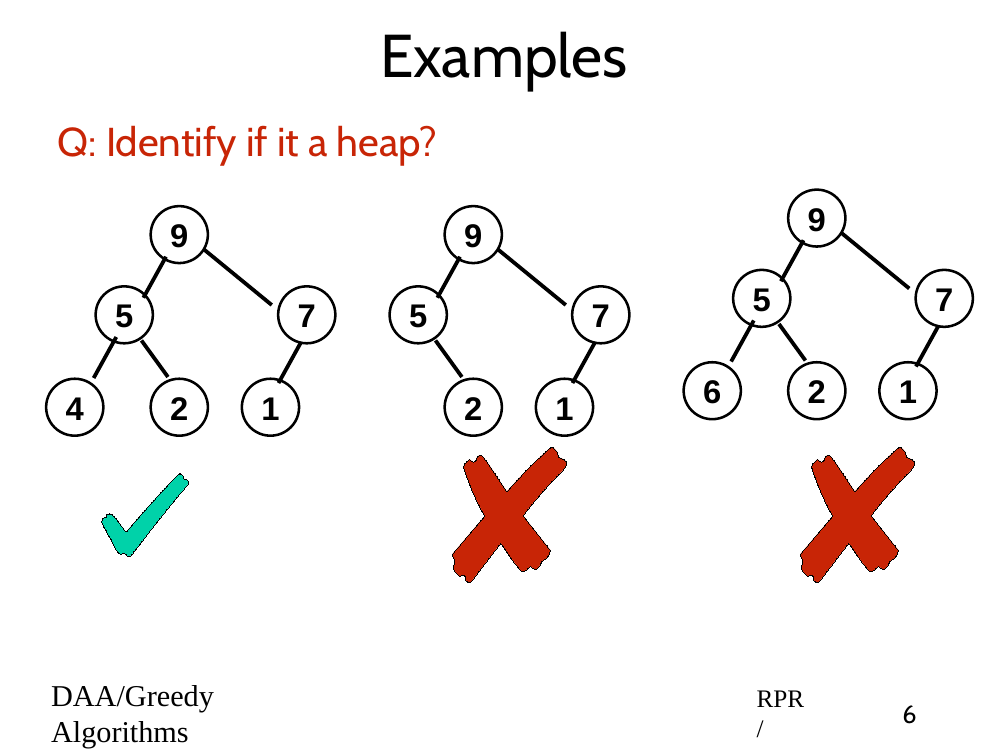
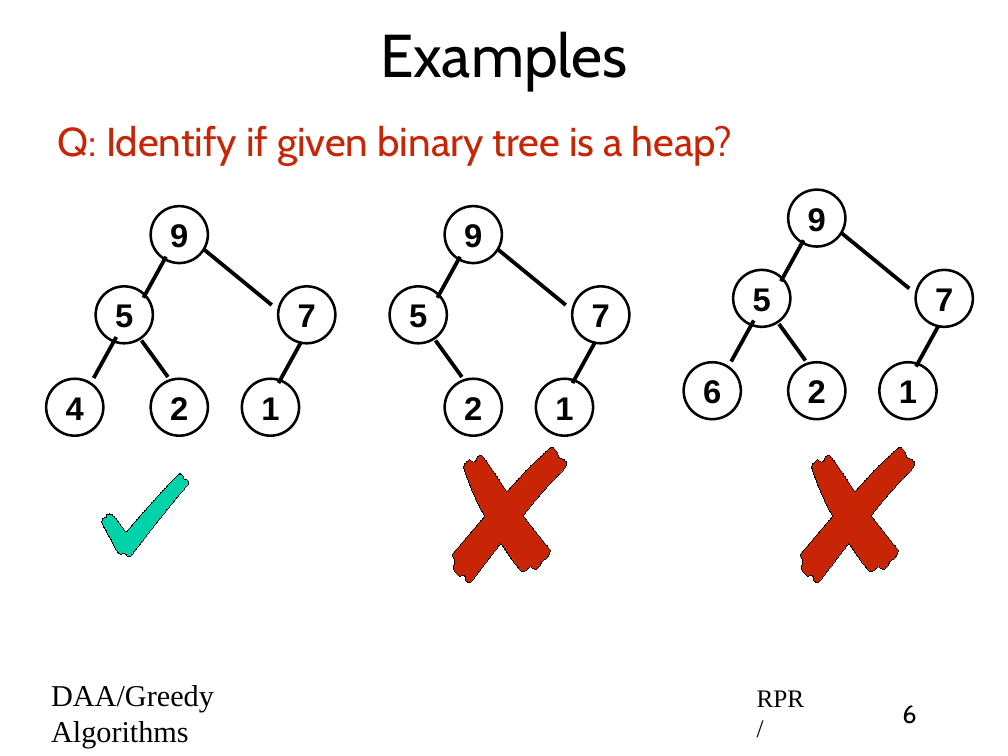
Before and after one commit to rprustagi/2019-17CS43-DAA, a slide deck: slide 6 of Slides-RPR/2019-H1-DAA-L28-Greedy-Algo-Heapsort.pptx. Drawn at 1008x756 pixels with LibreOffice and Linux fonts; fonts in the diff are those of the drawing. Boxes give left, top, right and bottom in pixels: in the first picture for what was removed or moved away, otherwise in the second. Text is boxed around its words. In the diff, an @@ line names an element or a change of style, - is before the commit and + after.

```diff
--- a/Slides-RPR/2019-H1-DAA-L28-Greedy-Algo-Heapsort.pptx
+++ b/Slides-RPR/2019-H1-DAA-L28-Greedy-Algo-Heapsort.pptx
@@ text at (58, 125, 733, 165): text changed @@
-Q: Identify if it a heap?
+Q: Identify if given binary tree is a heap?
```
Also in this commit, not shown: 8 other slides changed, 1 slide added, 2 other files.
